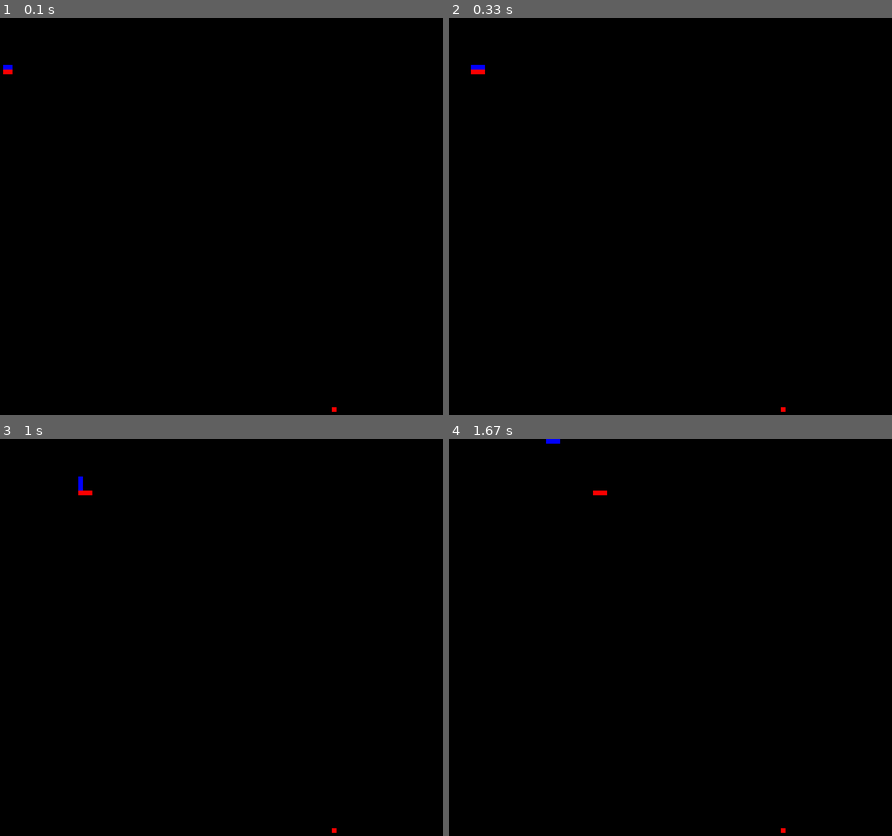
Above: before the commit, frames 1-4 (two rows, left to right).
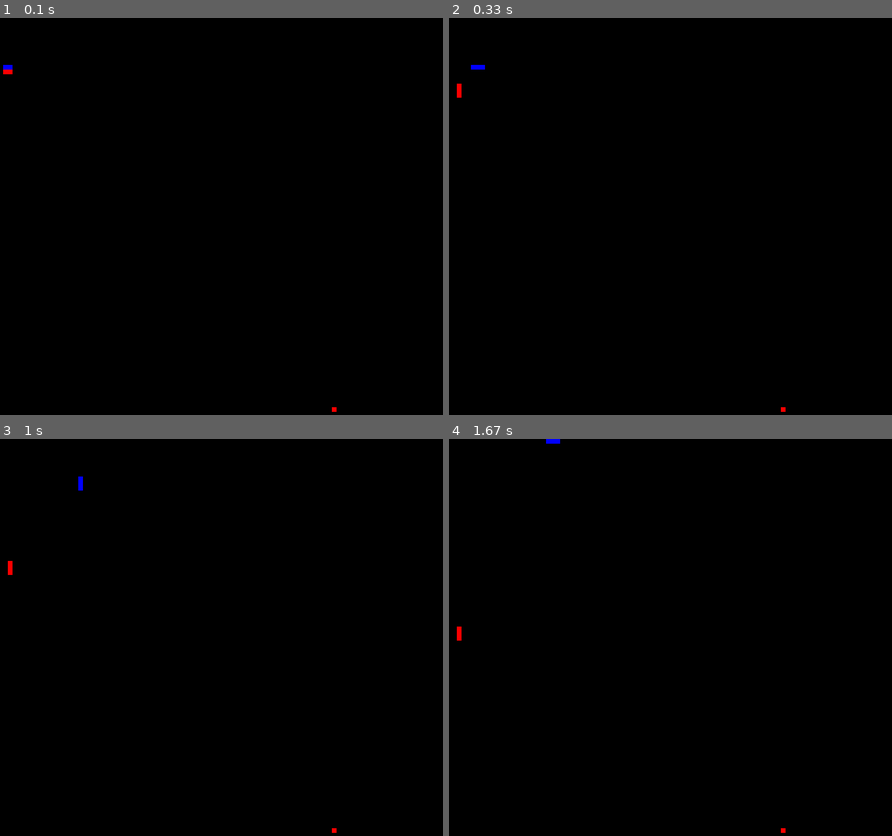
Above: after the commit, the same moments.

Repository: MadeWithCaneSugar/PygameProject
Game: pygame game, started from prime.py
Same seed, same stepped clock (60 frames per second), same inputs: the game is played once before the commit and once after it.
Inputs:
- Up to frame 1 (0.1 s): no input
- Up to frame 2 (0.33 s): no input
- Up to frame 3 (1 s): hold Right 0.33-0.8 s; hold Up from 0.83 s (still down)
- Up to frame 4 (1.67 s): release Up at 1.3 s; hold Right from 1.33 s (still down)

Frame 1 is identical in both runs. In frame 2, less than 0.1% of the frame differs, in the area x 1-9%, y 12-21%; in frame 3, less than 0.1%; in frame 4, less than 0.1%.

Commit message:
Added ai algorithm for computer player

Diff:
--- a/components/computer.py
+++ b/components/computer.py
@@ -22,6 +22,12 @@
         body_copy.insert(0, body_copy[0] + self.direction)
         self.body = body_copy[:]
 
-    def computer_target(self):
-        # should be used for computer algorithm
-        pass
+    def computer_target(self, dx, dy):
+        if self.body[0][0] > dx:
+            self.direction = Vector2(-1, 0)
+        if self.body[0][0] < dx:
+            self.direction = Vector2(1, 0)
+        if self.body[0][1] > dy:
+            self.direction = Vector2(0, -1)
+        if self.body[0][1] < dy:
+            self.direction = Vector2(0, 1)
--- a/main.py
+++ b/main.py
@@ -13,6 +13,7 @@
         self.player.move()
         self.computer.move()
         self.check_collision()
+        self.computer.computer_target(self.point.pos[0], self.point.pos[1])
 
     def draw_elements(self):
         self.point.draw_point()
@@ -40,10 +41,10 @@
         if self.point.pos == self.player.body[0]:
             print("player point")
             self.point.randomize()
-            self.player.add_block()
+            # self.player.add_block()
 
 
         if self.point.pos == self.computer.body[0]:
             print("computer point")
             self.point.randomize
-            self.computer.add_block
+            # self.computer.add_block
